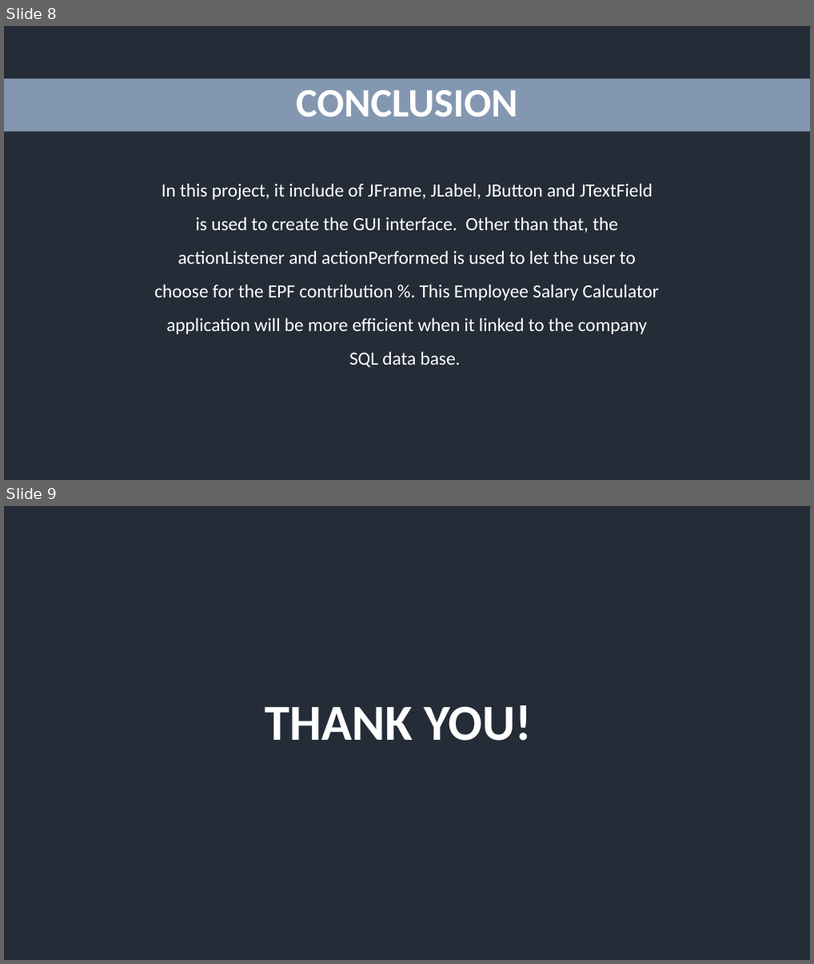
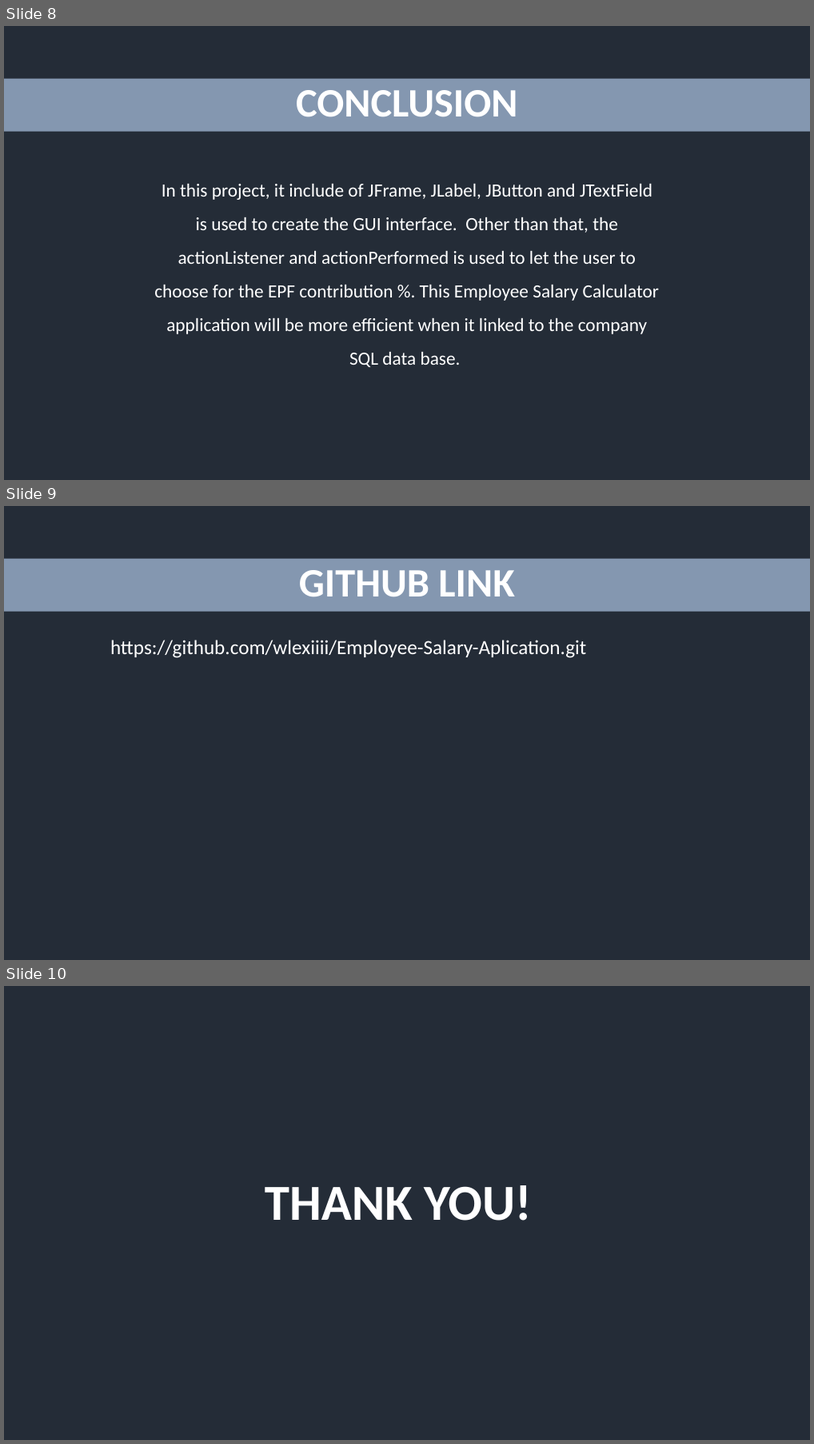
Before and after one commit to wlexiiii/Employee-Salary-Aplication, a slide deck: Employee Salary Calculator Application.pptx. Shown one above the other, each under a label of ours: slides 8 and 9 before the commit, slides 8, 9 and 10 after it. The pictures are 814x964 and 814x1444 pixels, drawn with LibreOffice and Linux fonts; fonts in the diff are those of the drawing. Boxes give left, top, right and bottom in pixels: in the first picture for what was removed or moved away, otherwise in the second. Text is boxed around its words. In the diff, an @@ line names an element or a change of style, - is before the commit and + after.

```diff
--- a/Employee Salary Calculator Application.pptx
+++ b/Employee Salary Calculator Application.pptx
@@ slide 9 added at (x1=4, y1=506, x2=810, y2=960), background #222A35 @@
@@ rectangle added at (x1=4, y1=559, x2=810, y2=612), fill #8497B0, 48 pt, text #FFFFFF, bold @@
+GITHUB LINK
@@ subtitle added at (x1=110, y1=640, x2=586, y2=658), 24 pt, text #FFFFFF @@
+https://github.com/wlexiiii/Employee-Salary-Aplication.git
@@ what was slide 9 is now slide 10 @@
```
